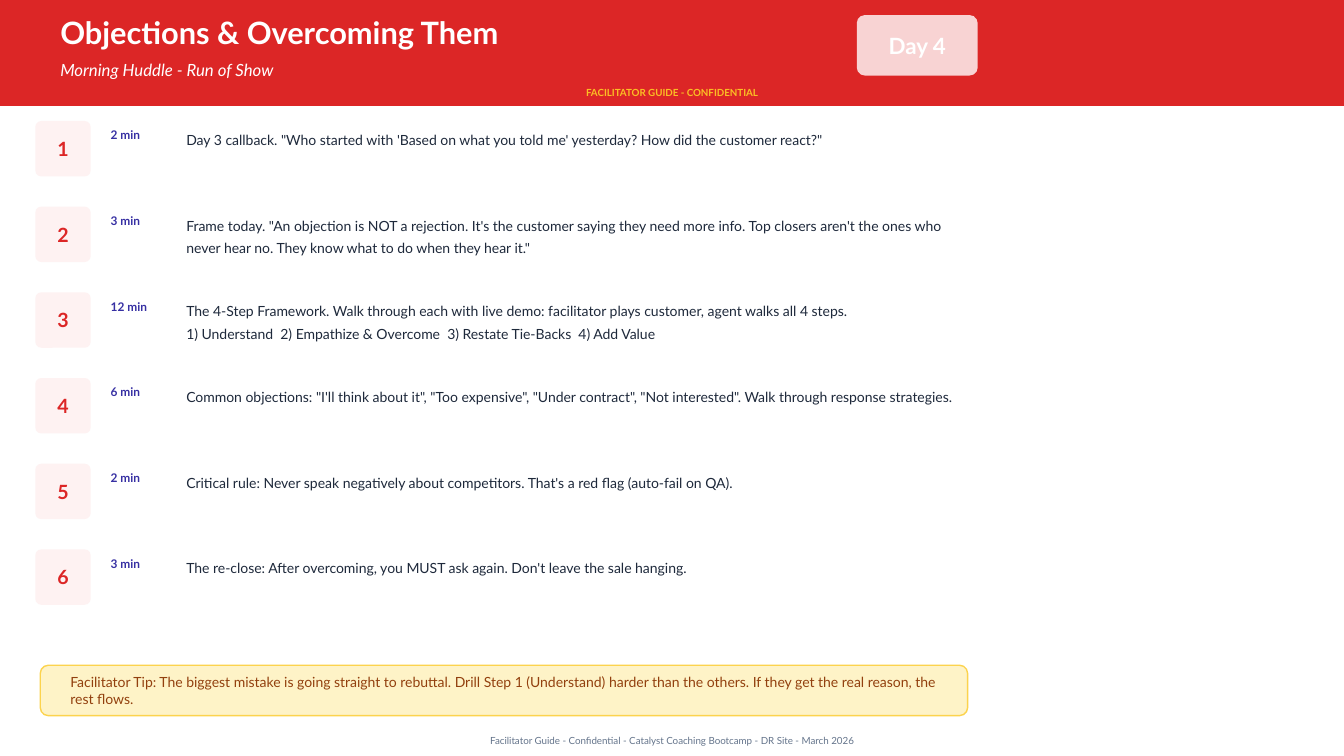
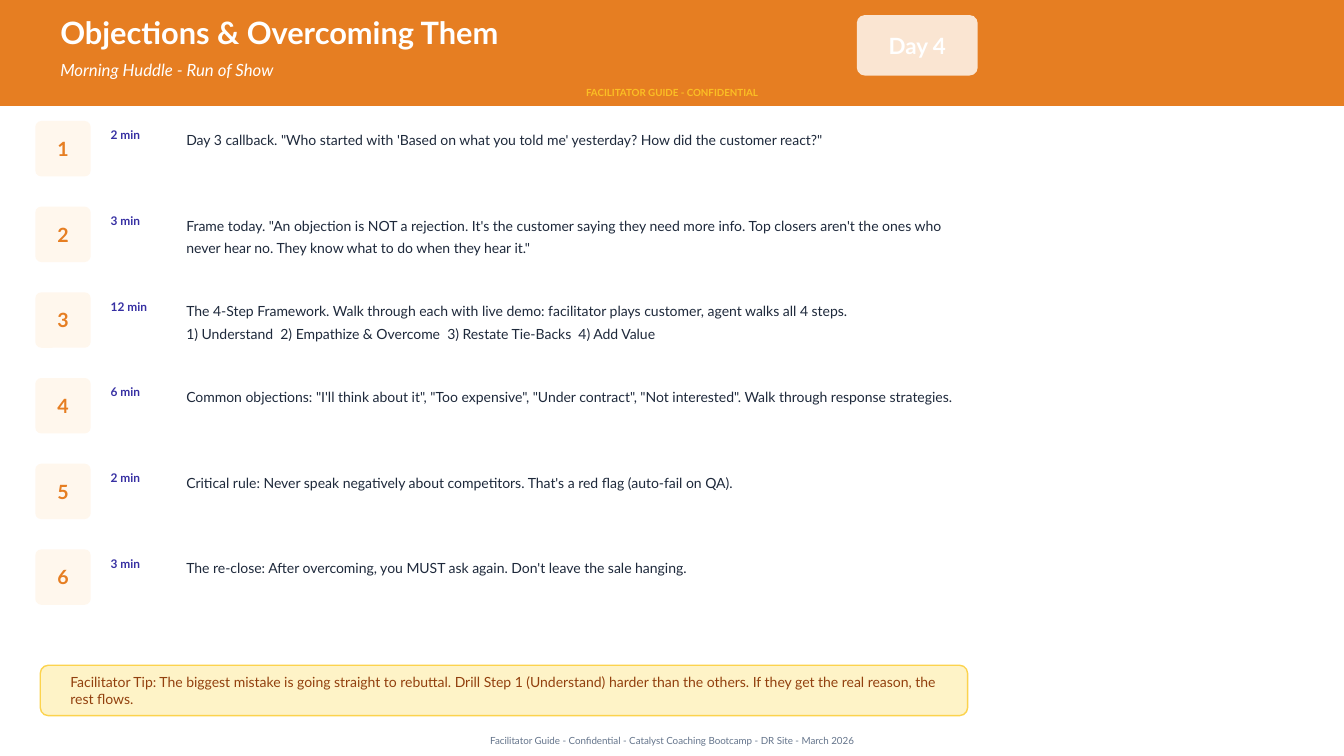
Before and after one commit to joshuaedgecomb-dev/catalyst-qa-scorecard, a slide deck: slide 8 of bootcamp/Catalyst_Bootcamp_Facilitator_Guide.pptx. Drawn at 1344x756 pixels with LibreOffice and Linux fonts; fonts in the diff are those of the drawing. Boxes give left, top, right and bottom in pixels: in the first picture for what was removed or moved away, otherwise in the second. Text is boxed around its words. In the diff, an @@ line names an element or a change of style, - is before the commit and + after.

```diff
--- a/bootcamp/Catalyst_Bootcamp_Facilitator_Guide.pptx
+++ b/bootcamp/Catalyst_Bootcamp_Facilitator_Guide.pptx
@@ rectangle at (0, 0, 1344, 106): fill #DC2626 to #E67E22 @@
@@ text colour #DC2626 to #E67E22 in 6 elements at (57, 141, 68, 156), (57, 227, 68, 242), (57, 312, 68, 327), (57, 399, 68, 413), (57, 485, 68, 499), (57, 570, 68, 584) @@
@@ fill #FEF2F2 to #FFF7ED in 6 elements at (35, 121, 91, 176), (35, 207, 91, 262), (35, 292, 91, 348), (35, 378, 91, 434), (35, 464, 91, 519), (35, 549, 91, 605) @@
```
Also in this commit, not shown: 3 other slides changed, 7 other files.
